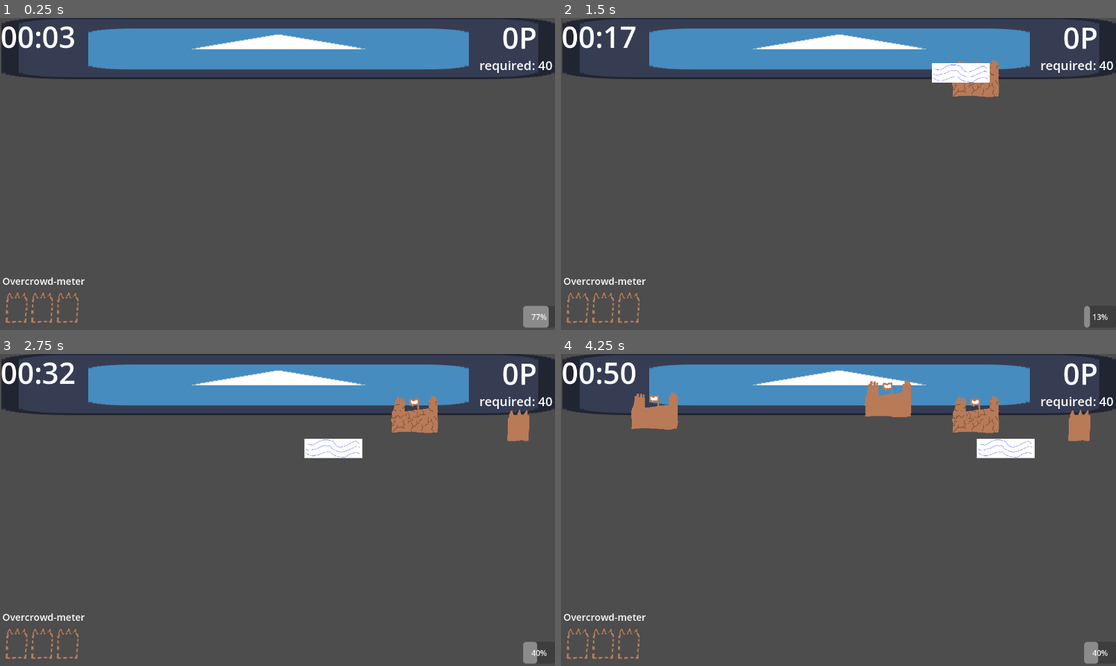
Above: before the commit, frames 1-4 (two rows, left to right).
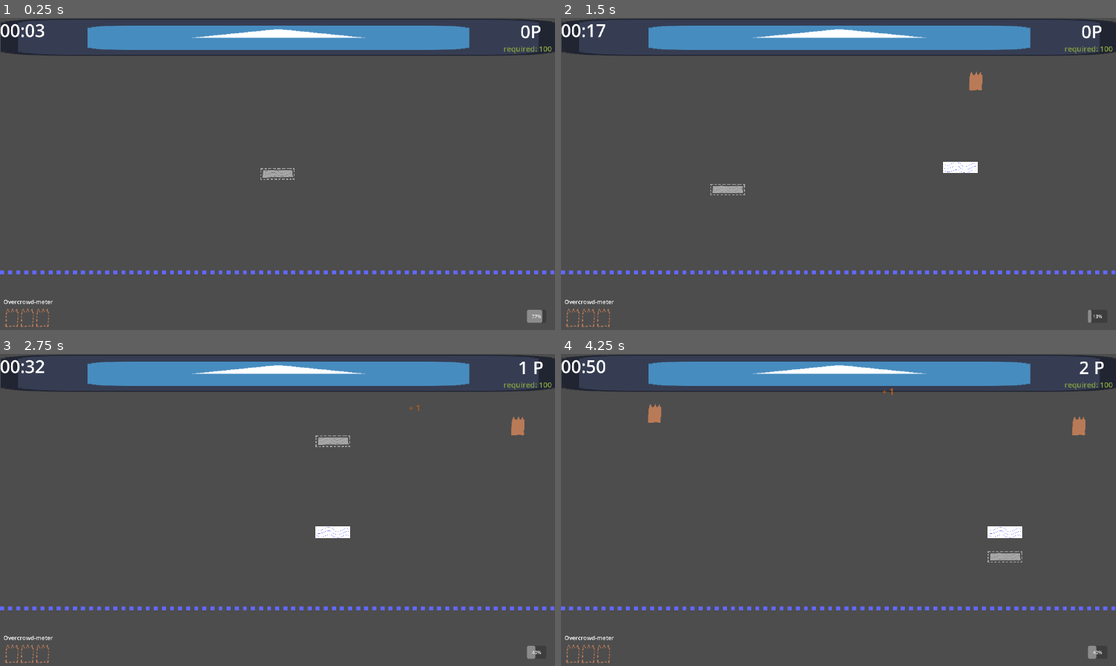
Above: after the commit, the same moments.

Repository: DerDelphin/WaveGameIdea
Game: Godot game, scene res://Scenes/world.tscn
The game is run twice, just before and just after one commit, with the same random seed, the same clock (stepped at 60 frames per second) and the same inputs. The engine's default icon, where the game draws it, is replaced by a stand-in: a white triangle on a blue panel in a dark square.
Inputs (mouse positions are in pixels of both pictures, inside the frame that each line leads up to):
- Up to frame 1 (0.25 s): no input
- Up to frame 2 (1.5 s): move the mouse to (960, 158) at 0.52 s; right-click (960, 158) at 0.6 s; move the mouse to (727, 189) at 1.27 s; right-click (727, 189) at 1.35 s
- Up to frame 3 (2.75 s): move the mouse to (333, 441) at 2.02 s; right-click (333, 441) at 2.1 s
- Up to frame 4 (4.25 s): move the mouse to (810, 572) at 2.77 s; right-click (810, 572) at 2.85 s; move the mouse to (1005, 556) at 3.52 s; right-click (1005, 556) at 3.6 s

The runs differ from the first frame. In frame 1, 10% of the frame differs, in the area x 0-100%, y 0-100%; in frame 2, 11%; in frame 3, 12%; in frame 4, 13%.

Commit message:
Added Builder SandCastle, Stacking combos, dynamic difficulty system and changed the game to fullscreen. Also did some testing and other minor changes

Diff:
--- /dev/null
+++ b/Scenes/builder_castle.tscn
@@ -0,0 +1,25 @@
+[gd_scene load_steps=4 format=3 uid="uid://n73m3v3x8nl5"]
+
+[ext_resource type="Script" path="res://Scripts/sand_object.gd" id="1_e463x"]
+[ext_resource type="Texture2D" uid="uid://dbjcuxj5e6h1h" path="res://Sprites/builderCastle.png" id="1_l5ymq"]
+
+[sub_resource type="RectangleShape2D" id="RectangleShape2D_fvheb"]
+size = Vector2(56, 73)
+
+[node name="BuilderCastle" type="Area2D" groups=["SandObj"]]
+script = ExtResource("1_e463x")
+type = "Builder"
+
+[node name="Sprite2D" type="Sprite2D" parent="."]
+scale = Vector2(0.05, 0.05)
+texture = ExtResource("1_l5ymq")
+
+[node name="CollisionShape2D" type="CollisionShape2D" parent="."]
+position = Vector2(2, 2.5)
+shape = SubResource("RectangleShape2D_fvheb")
+
+[node name="Timer" type="Timer" parent="."]
+wait_time = 10.0
+autostart = true
+
+[connection signal="timeout" from="Timer" to="." method="_on_timer_timeout"]
--- /dev/null
+++ b/Scenes/day_spawn_info_manager.tscn
@@ -0,0 +1,6 @@
+[gd_scene load_steps=2 format=3 uid="uid://0nu6ihjb2r5j"]
+
+[ext_resource type="Script" path="res://Scripts/DaySpawnInfoManager.gd" id="1_70ycq"]
+
+[node name="DaySpawnInfoManager" type="Node2D"]
+script = ExtResource("1_70ycq")
--- /dev/null
+++ b/Scenes/pre_wave.tscn
@@ -0,0 +1,9 @@
+[gd_scene load_steps=3 format=3 uid="uid://gx2rmav1f33r"]
+
+[ext_resource type="Texture2D" uid="uid://dhx5mk340mf5u" path="res://Sprites/wave_mouseFollower.png" id="1_5wykc"]
+[ext_resource type="Script" path="res://Scripts/pre_wave.gd" id="2_p8bsq"]
+
+[node name="preWave" type="Sprite2D"]
+scale = Vector2(0.4, 0.4)
+texture = ExtResource("1_5wykc")
+script = ExtResource("2_p8bsq")
--- a/Scenes/ui.tscn
+++ b/Scenes/ui.tscn
@@ -1,8 +1,9 @@
-[gd_scene load_steps=11 format=3 uid="uid://dxcq5smkgc6ic"]
+[gd_scene load_steps=12 format=3 uid="uid://dxcq5smkgc6ic"]
 
 [ext_resource type="Script" path="res://Scripts/UI.gd" id="1_hydxo"]
 [ext_resource type="Shader" path="res://VignetteShader.gdshader" id="2_4l3w7"]
 [ext_resource type="PackedScene" uid="uid://cvhouoin1r6mh" path="res://Scenes/overcrowd_meter.tscn" id="3_cm0ht"]
+[ext_resource type="Texture2D" uid="uid://4lo6j8jiatcb" path="res://Sprites/dotted line.png" id="4_df6y5"]
 
 [sub_resource type="ShaderMaterial" id="ShaderMaterial_erk65"]
 shader = ExtResource("2_4l3w7")
@@ -19,6 +20,7 @@
 
 [sub_resource type="LabelSettings" id="LabelSettings_70hfk"]
 font_size = 26
+font_color = Color(0.515909, 0.627532, 0.248298, 1)
 
 [sub_resource type="LabelSettings" id="LabelSettings_0tcps"]
 font_size = 70
@@ -42,17 +44,17 @@
 visible = false
 material = SubResource("ShaderMaterial_erk65")
 layout_mode = 0
-offset_left = -24.0
+offset_left = -3.0
 offset_top = -11.0
-offset_right = 1177.0
-offset_bottom = 692.0
+offset_right = 1927.0
+offset_bottom = 1084.0
 
 [node name="Points" type="Label" parent="."]
 layout_mode = 0
-offset_left = 1004.0
-offset_top = 2.0
-offset_right = 1150.0
-offset_bottom = 86.0
+offset_left = 1763.0
+offset_top = 4.0
+offset_right = 1909.0
+offset_bottom = 88.0
 text = "0P"
 label_settings = SubResource("LabelSettings_2qe1d")
 horizontal_alignment = 1
@@ -66,17 +68,17 @@
 
 [node name="ProgressBar" type="ProgressBar" parent="."]
 layout_mode = 0
-offset_left = 1085.0
-offset_top = 602.0
-offset_right = 1152.0
-offset_bottom = 647.0
+offset_left = 1823.0
+offset_top = 1010.0
+offset_right = 1890.0
+offset_bottom = 1055.0
 
 [node name="UpgradeButtons" type="BoxContainer" parent="."]
 layout_mode = 0
-offset_left = 405.0
-offset_top = 314.0
-offset_right = 776.0
-offset_bottom = 414.0
+offset_left = 645.0
+offset_top = 418.0
+offset_right = 1016.0
+offset_bottom = 518.0
 
 [node name="NextDayButton" type="Button" parent="UpgradeButtons"]
 layout_mode = 2
@@ -92,27 +94,27 @@
 
 [node name="RequiredLabel" type="Label" parent="."]
 layout_mode = 0
-offset_left = 994.0
-offset_top = 84.0
-offset_right = 1147.0
-offset_bottom = 123.0
+offset_left = 1742.0
+offset_top = 88.0
+offset_right = 1895.0
+offset_bottom = 127.0
 text = "required: 0P"
 label_settings = SubResource("LabelSettings_70hfk")
 
 [node name="GameLostPanel" type="Panel" parent="."]
 visible = false
 layout_mode = 0
-offset_left = -2.0
-offset_top = -2.0
-offset_right = 1160.0
-offset_bottom = 658.0
+offset_left = -5.0
+offset_top = -8.0
+offset_right = 1934.0
+offset_bottom = 1092.0
 
 [node name="VBoxContainer" type="VBoxContainer" parent="GameLostPanel"]
 layout_mode = 0
-offset_left = 274.0
-offset_top = 51.0
-offset_right = 846.0
-offset_bottom = 203.0
+offset_left = 640.0
+offset_top = 156.0
+offset_right = 1320.0
+offset_bottom = 388.0
 alignment = 1
 
 [node name="Label" type="Label" parent="GameLostPanel/VBoxContainer"]
@@ -129,26 +131,34 @@
 
 [node name="QuitButton" type="Button" parent="GameLostPanel"]
 layout_mode = 0
-offset_left = 443.0
-offset_top = 480.0
-offset_right = 655.0
-offset_bottom = 548.0
+offset_left = 812.0
+offset_top = 699.0
+offset_right = 1024.0
+offset_bottom = 767.0
 text = "Quit Game"
 
 [node name="OvercrowdText" type="Label" parent="."]
 layout_mode = 0
-offset_left = 4.0
-offset_top = 536.0
-offset_right = 176.0
-offset_bottom = 564.0
+offset_left = 12.0
+offset_top = 968.0
+offset_right = 184.0
+offset_bottom = 996.0
 text = "Overcrowd-meter"
 label_settings = SubResource("LabelSettings_f5s7x")
 
 [node name="OvercrowdMeter" parent="." instance=ExtResource("3_cm0ht")]
 layout_mode = 0
-offset_left = 8.0
-offset_top = 564.0
-offset_right = 182.0
-offset_bottom = 639.0
+offset_left = 16.0
+offset_top = 996.0
+offset_right = 190.0
+offset_bottom = 1071.0
+
+[node name="DottedLine" type="TextureRect" parent="."]
+layout_mode = 0
+offset_top = 864.0
+offset_right = 1921.0
+offset_bottom = 894.0
+texture = ExtResource("4_df6y5")
+stretch_mode = 1
 
 [connection signal="pressed" from="GameLostPanel/QuitButton" to="." method="_on_quit_button_pressed"]
--- a/Scenes/wave.tscn
+++ b/Scenes/wave.tscn
@@ -8,7 +8,7 @@
 
 [node name="Wave" type="Area2D"]
 script = ExtResource("1_s206c")
-speed = 325
+speed = 400
 
 [node name="Wave" type="Sprite2D" parent="."]
 scale = Vector2(0.4, 0.4)
--- a/Scenes/world.tscn
+++ b/Scenes/world.tscn
@@ -1,18 +1,62 @@
-[gd_scene load_steps=6 format=3 uid="uid://byov6ik07p5gv"]
+[gd_scene load_steps=14 format=3 uid="uid://byov6ik07p5gv"]
 
 [ext_resource type="Texture2D" uid="uid://d21x7odtpplk8" path="res://Sprites/icon.svg" id="1_11f64"]
 [ext_resource type="PackedScene" uid="uid://df4g0piy0xhj5" path="res://Scenes/wave_spawner.tscn" id="2_upyqb"]
 [ext_resource type="PackedScene" uid="uid://y5i2qg5ii8sl" path="res://Scenes/sand_obj_spawner.tscn" id="4_h137h"]
 [ext_resource type="PackedScene" uid="uid://dxcq5smkgc6ic" path="res://Scenes/ui.tscn" id="5_a3u2g"]
+[ext_resource type="PackedScene" uid="uid://0nu6ihjb2r5j" path="res://Scenes/day_spawn_info_manager.tscn" id="5_psqvo"]
+[ext_resource type="Script" path="res://Scripts/DayData.gd" id="6_sxa5o"]
 
 [sub_resource type="RectangleShape2D" id="RectangleShape2D_vcand"]
 size = Vector2(127.203, 53.5814)
 
+[sub_resource type="Resource" id="Resource_l7p7g"]
+script = ExtResource("6_sxa5o")
+normalSpawnChance = 1.0
+strongSpawnChance = 0.0
+spawnDuration = 1.0
+builderSpawnChance = 0.0
+
+[sub_resource type="Resource" id="Resource_gkelq"]
+script = ExtResource("6_sxa5o")
+normalSpawnChance = 0.8
+strongSpawnChance = 0.2
+spawnDuration = 1.0
+builderSpawnChance = 0.0
+
+[sub_resource type="Resource" id="Resource_pwtw0"]
+script = ExtResource("6_sxa5o")
+normalSpawnChance = 0.7
+strongSpawnChance = 0.3
+spawnDuration = 1.0
+builderSpawnChance = 0.0
+
+[sub_resource type="Resource" id="Resource_uogjw"]
+script = ExtResource("6_sxa5o")
+normalSpawnChance = 0.7
+strongSpawnChance = 0.3
+spawnDuration = 0.8
+builderSpawnChance = 0.15
+
+[sub_resource type="Resource" id="Resource_ity5d"]
+script = ExtResource("6_sxa5o")
+normalSpawnChance = 0.6
+strongSpawnChance = 0.4
+spawnDuration = 0.6
+builderSpawnChance = 0.2
+
+[sub_resource type="Resource" id="Resource_ijjni"]
+script = ExtResource("6_sxa5o")
+normalSpawnChance = 0.5
+strongSpawnChance = 0.5
+spawnDuration = 0.5
+builderSpawnChance = 0.2
+
 [node name="World" type="Node2D"]
 
 [node name="beach" type="Sprite2D" parent="."]
-position = Vector2(577, 66.5)
-scale = Vector2(8.98438, 1.00781)
+position = Vector2(963, 66.5)
+scale = Vector2(15.0156, 1.00781)
 texture = ExtResource("1_11f64")
 
 [node name="Area2D" type="Area2D" parent="beach" groups=["Beach"]]
@@ -22,10 +66,13 @@
 shape = SubResource("RectangleShape2D_vcand")
 
 [node name="Camera2D" type="Camera2D" parent="."]
-position = Vector2(575, 328)
+position = Vector2(960, 540)
 
 [node name="WaveSpawner" parent="." instance=ExtResource("2_upyqb")]
 
 [node name="SandObjSpawner" parent="." instance=ExtResource("4_h137h")]
 
 [node name="UI" parent="." instance=ExtResource("5_a3u2g")]
+
+[node name="DaySpawnInfoManager" parent="." groups=["DaySpawnInfoManager"] instance=ExtResource("5_psqvo")]
+dayInfo = Array[ExtResource("6_sxa5o")]([SubResource("Resource_l7p7g"), SubResource("Resource_gkelq"), SubResource("Resource_pwtw0"), SubResource("Resource_uogjw"), SubResource("Resource_ity5d"), SubResource("Resource_ijjni")])
--- /dev/null
+++ b/Scripts/DayData.gd
@@ -0,0 +1,7 @@
+extends Resource
+class_name DayDataSet
+
+@export var normalSpawnChance: float
+@export var strongSpawnChance: float
+@export var spawnDuration: float
+@export var builderSpawnChance: float
--- /dev/null
+++ b/Scripts/DaySpawnInfoManager.gd
@@ -0,0 +1,47 @@
+extends Node
+
+@export var dayInfo: Array[DayDataSet] = []
+
+func getNormalSpawnChance(day: int) -> float:
+	if dayInfo.size() < day:
+		print("ERROR. No dayData exists for the given day")
+		return 0
+	elif not dayInfo.is_empty() && day >= 0:
+		return dayInfo[day].normalSpawnChance
+	elif day < 0:
+		print("ERROR. day must be >= 0 !")
+		return 0
+	else: return 0
+
+func getStrongSpawnChance(day: int) -> float:
+	if dayInfo.size() < day:
+		print("ERROR. No dayData exists for the given day")
+		return 0
+	elif not dayInfo.is_empty() && day >= 0:
+		return dayInfo[day].strongSpawnChance
+	elif day < 0:
+		print("ERROR. day must be >= 0 !")
+		return 0
+	else: return 0
+
+func getBuilderSpawnChance(day: int) -> float:
+	if dayInfo.size() < day:
+		print("ERROR. No dayData exists for the given day")
+		return 0
+	elif not dayInfo.is_empty() && day >= 0:
+		return dayInfo[day].builderSpawnChance
+	elif day < 0:
+		print("ERROR. day must be >= 0 !")
+		return 0
+	else: return 0
+
+func getSpawnDuration(day: int) -> float:
+	if dayInfo.size() < day:
+		print("ERROR. No dayData exists for the given day")
+		return 0
+	elif not dayInfo.is_empty() && day >= 0:
+		return dayInfo[day].spawnDuration
+	elif day < 0:
+		print("ERROR. day must be >= 0 !")
+		return 0
+	else: return 0
--- a/Scripts/GLOBAL.gd
+++ b/Scripts/GLOBAL.gd
@@ -7,11 +7,12 @@
 var day_time: float = 0.0
 var dayCount: int = 1
 const DAY_DURATION := 120.0
-const PointsNeededPerRound = [40, 100, 200, 400, 600, 880, 1000, 2000]
-const ObjectsNeededForOvercrowding = [100, 70, 40, 40, 40, 40, 40, 40]
+const PointsNeededPerRound = [100, 200, 300, 380, 500, 680, 760, 850]
+const ObjectsNeededForOvercrowding = [100, 60, 40, 30, 30, 30, 30, 30]
 
 signal onPointsIncreased
 signal onDayEnded
+signal newDayStarted
 signal onGameLost
 
 func _process(delta: float) -> void:
@@ -29,3 +30,11 @@
 
 func isPointGoalAchieved() -> bool:
 	return points >= PointsNeededPerRound[dayCount-1]
+
+func Chance(wahrscheinlichkeit: float) -> bool:
+	# Überprüfen, ob die Wahrscheinlichkeit im gültigen Bereich liegt
+	if wahrscheinlichkeit <= 0.0 or wahrscheinlichkeit > 1.0:
+		push_error("The probability must be between 0 and 1 (inclusive) !")
+		return false  # Rückgabe von false im Fehlerfall
+	# Rückgabe von true, wenn eine zufällige Zahl kleiner als die gegebene Wahrscheinlichkeit ist
+	return randf() < wahrscheinlichkeit
--- a/Scripts/UI.gd
+++ b/Scripts/UI.gd
@@ -64,12 +64,13 @@
 		"WaveDelay-": UpgradeManager.WaveDelay -= .2; UpgradeManager.WaveDelayChanged.emit()
 		"WaveSize+": UpgradeManager.WaveSize += 1
 
-	#disabnle the upgrade menu
+	#disable the upgrade menu
 	for child in UpgradeButtonsContainer.get_children():
 		child.visible = false
 	GLOBAL.isDayCycleRunning = true
 	GLOBAL.points = 0
 	GLOBAL.onPointsIncreased.emit()
+	GLOBAL.newDayStarted.emit()
 func displayUpgrades() -> void:
 	#var usedUpgrades: Array[String] = []
 	for child in UpgradeButtonsContainer.get_children():
--- /dev/null
+++ b/Scripts/pre_wave.gd
@@ -0,0 +1,4 @@
+extends Sprite2D
+
+func _process(delta: float) -> void:
+	global_position = get_global_mouse_position()
--- a/Scripts/sand_obj_spawner.gd
+++ b/Scripts/sand_obj_spawner.gd
@@ -3,18 +3,31 @@
 
 @onready var SandObj:PackedScene = preload("res://Scenes/sand_object.tscn")
 @onready var StrongSandObj:PackedScene = preload("res://Scenes/strong_sand_object.tscn")
+@onready var builderCastle: PackedScene = preload("res://Scenes/builder_castle.tscn")
+@onready var timer: Timer = $Timer
 var spawnedNum: int = 0
+var DaySpawnInfoGiver
+
+func _ready() -> void:
+	DaySpawnInfoGiver = get_tree().get_first_node_in_group("DaySpawnInfoManager")
+	timer.wait_time = DaySpawnInfoGiver.getSpawnDuration(GLOBAL.dayCount-1)
+	GLOBAL.newDayStarted.connect(
+		func():timer.wait_time = DaySpawnInfoGiver.getSpawnDuration(GLOBAL.dayCount-1))
 
 func spawn() -> void:
-	#generate a random number and then spawn the normal or heavy sand obj
-	var rnd = randi_range(0,100)
+	maybeSpawnBuilderCastle()
+	#spawn a normal and or heavy sandObj based on their castle spawn chances
+
+	##TODO: implement the logic for spawnChances, so that this sandObjSpawner can finally adjust the difficulty
 	var instance: Node
-	if(rnd > 77):
+	if(GLOBAL.Chance(DaySpawnInfoGiver.getStrongSpawnChance(GLOBAL.dayCount-1))):
 		instance = StrongSandObj.instantiate()
-	elif (rnd <= 77):
+	else:
 		instance = SandObj.instantiate()
+	#just in case nothing was spawned, exit.
+	if(instance == null): return
 
-	#eitherway position it and then add it to the scene
+	#position and then add the instance to the scene
 	instance.global_position = get_random_screen_position()
 	add_child(instance)
 	spawnedNum += 1
@@ -37,3 +50,15 @@
 
 func _on_timer_timeout() -> void:
 	if(GLOBAL.isDayCycleRunning):spawn()
+
+func maybeSpawnBuilderCastle()-> void:
+	var spawnChance: float = DaySpawnInfoGiver.getBuilderSpawnChance(GLOBAL.dayCount-1)
+	if spawnChance == 0:
+		return
+	#spawn based on the build castle spawn chance
+	var instance: Node
+	if(GLOBAL.Chance(spawnChance)):
+		instance = builderCastle.instantiate()
+		instance.global_position = get_random_screen_position()
+		add_child(instance)
+		spawnedNum += 1
--- a/Scripts/sand_object.gd
+++ b/Scripts/sand_object.gd
@@ -2,7 +2,7 @@
 
 @export var hp :int = 1
 @export var pointValue :int = 1
-@export_enum("Small", "Strong") var type = "Small"
+@export_enum("Small", "Strong","Builder") var type = "Small"
 
 var damagedSprite : CompressedTexture2D = preload("res://Sprites/strong_sand_obj_damaged.png")
 var destructionIndicator = preload("res://Scenes/destruction_point_indicator.tscn")
@@ -27,5 +27,12 @@
 		$SandObject.texture = damagedSprite
 
 func addPoints(added: float) -> void:
+
 	GLOBAL.points += added
 	GLOBAL.onPointsIncreased.emit()
+
+
+
+func _on_timer_timeout() -> void:
+	pointValue += 1
+	print("This B Castle is now worth: " + str(pointValue))
--- a/Scripts/wave.gd
+++ b/Scripts/wave.gd
@@ -1,7 +1,9 @@
 extends Node2D
 
-@export var speed = 30
+@export var speed = 325
 @onready var timer:Timer = %KillTimer
+
+var combo = -1
 # Called when the node enters the scene tree for the first time.
 func _ready() -> void:
 	timer.timeout.connect(_on_kill_timer_timeout)
@@ -16,5 +18,11 @@
 func _on_area_entered(area: Area2D) -> void:
 	if(area.is_in_group("SandObj")):
 		area.TakeDamage(UpgradeManager.WavePower)
+		combo += 1
 	if(area.is_in_group("Beach")):
+		addComboPoints()
 		queue_free()
+
+##this function adds additional combo points, which are earned for destroying multiple Sandj with a single wave
+func addComboPoints() -> void:
+	if combo > 0: GLOBAL.points += combo; print("COMBO!!!" + str(combo))
--- a/Scripts/wave_spawner.gd
+++ b/Scripts/wave_spawner.gd
@@ -1,15 +1,19 @@
 extends Node
 
 @onready var WaveObj:PackedScene = preload("res://Scenes/wave.tscn")
+@onready var PreWave:PackedScene = preload("res://Scenes/pre_wave.tscn")
 @onready var CooldownTimer : Timer = $Timer
 
 signal cooldown_updated(cooldown_percent : float)
 var canSpawn: bool = true
 
 func _ready() -> void:
+	var instance = PreWave.instantiate()
+	add_child(instance)
+
 	CooldownTimer.wait_time = UpgradeManager.WaveDelay
 	UpgradeManager.WaveDelayChanged.connect(
-		func(): CooldownTimer.wait_time = clamp(UpgradeManager.WaveDelay,0,100000))
+		func(): CooldownTimer.wait_time = clamp(UpgradeManager.WaveDelay,0.001,100000))
 	var uiObj = get_tree().get_first_node_in_group("UI")
 	if(uiObj.has_method("updateCooldownDisplay")):
 		cooldown_updated.connect(uiObj.updateCooldownDisplay)
@@ -26,7 +30,12 @@
 	CooldownTimer.start()
 
 	var instane: Node = WaveObj.instantiate()
-	instane.global_position = Vector2(get_viewport().get_mouse_position().x, 400)
+	instane.global_position = Vector2(get_viewport().get_mouse_position().x, get_y_position())
 	add_child(instane)
 
+func get_y_position() -> float:
+	var screen_height = get_viewport().size.y  # Bildschirmhöhe holen
+	var y_position = screen_height * 0.8  # 20% vom unteren Rand entfernt (also 80% der Höhe)
+	return y_position
+
 func _on_timer_timeout() -> void: canSpawn = true
--- a/project.godot
+++ b/project.godot
@@ -21,6 +21,12 @@
 GLOBAL="*res://Scripts/GLOBAL.gd"
 UpgradeManager="*res://Scripts/UpgradeManager.gd"
 
+[display]
+
+window/size/viewport_width=1920
+window/size/viewport_height=1080
+window/size/mode=3
+
 [input]
 
 MouseClick={
Binary file added: Sprites/builderCastle.png
Not shown, added: Sprites/builderCastle.png.import
Binary file added: Sprites/dotted line.png
Not shown, added: Sprites/dotted line.png.import
Binary file added: Sprites/wave_mouseFollower.png
Not shown, added: Sprites/wave_mouseFollower.png.import
Binary file added: Sprites/wave_test2b.gif
Binary file added: Sprites/wave_texture.png
Not shown, added: Sprites/wave_texture.png.import
